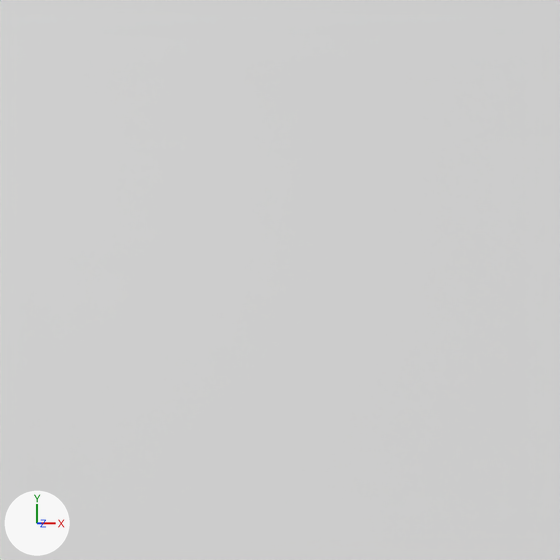
The Blender file Iluminacion.blend: old version first, new version second.
Camera for both pictures: the file's camera 'Camera'. Lighting does not change. The marker at lower left points along +X, +Y and +Z. Mesh edges are drawn as thin lines.
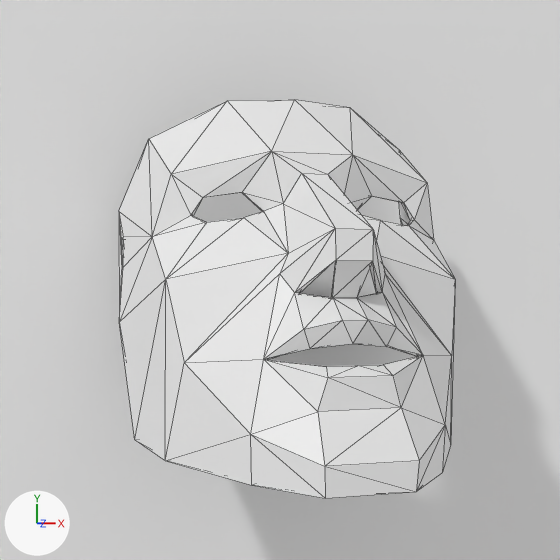
What differs and where, as boxes (x1, y1, x2, y2) in the pictures (560 x 560 px):
'low_polygon_mask_V2', shown
    after: (119, 100, 455, 498)

The edits, one by one:
Object 'low_polygon_mask_V2' (ob_low_polygon_mask_v2) is now shown.
